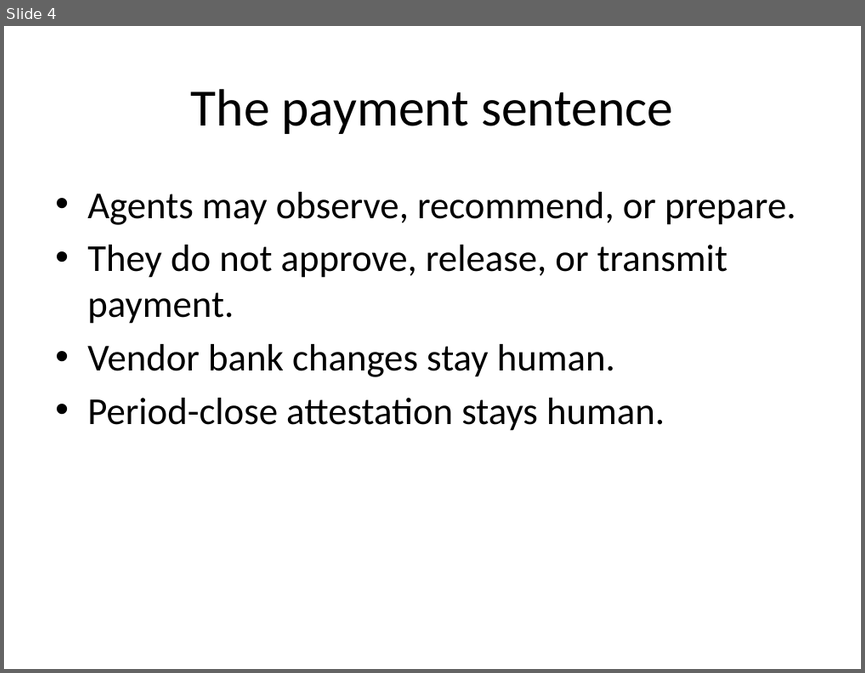
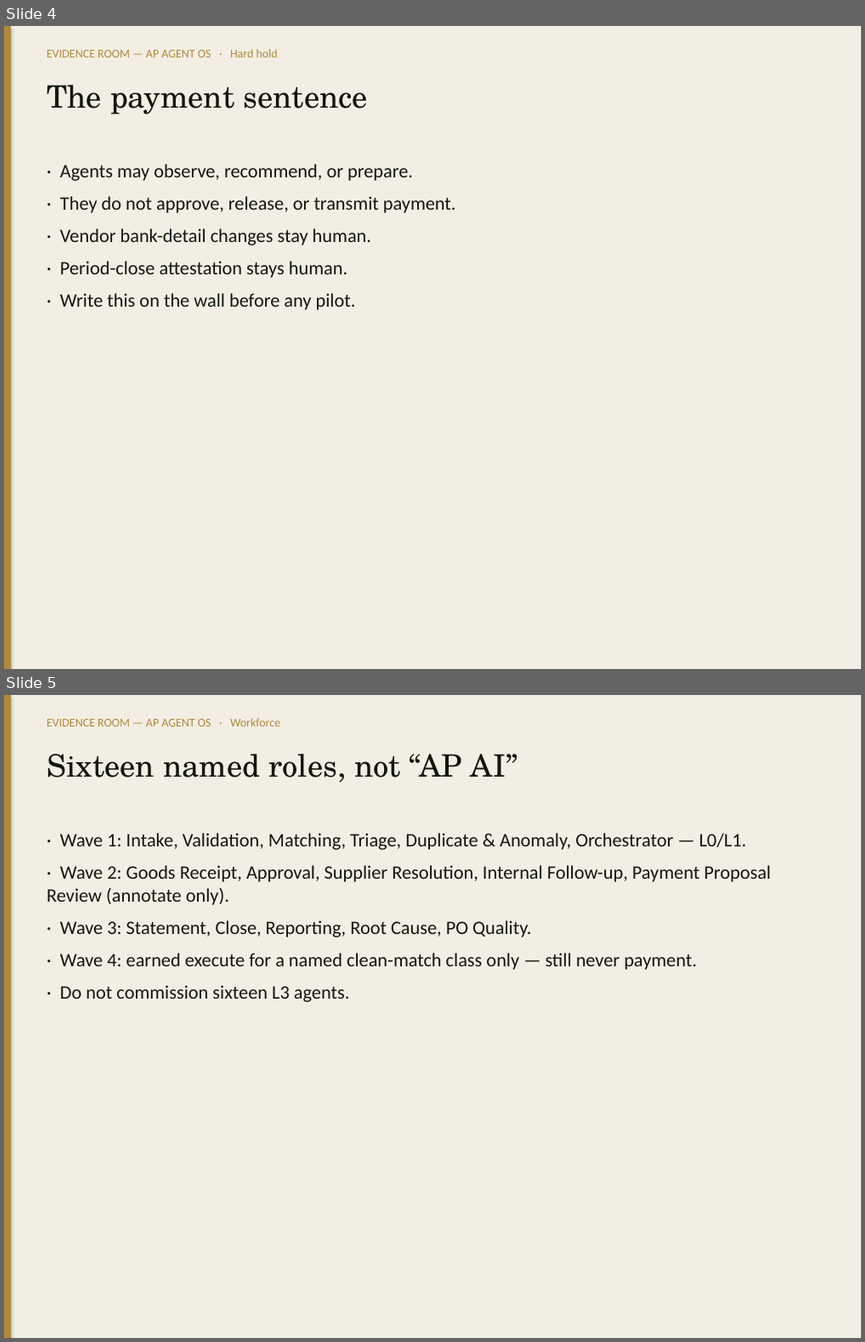
Before and after one commit to adamintelligenceai/Origin, a slide deck: evidence-room/04_AP_AGENT_OS_TEAM/Decks/ER_CFO_AP_Transformation.pptx. Shown one above the other, each under a label of ours: slide 4 before the commit, slides 4 and 5 after it. The pictures are 865x673 and 865x1342 pixels, drawn with LibreOffice and Linux fonts; fonts in the diff are those of the drawing. Boxes give left, top, right and bottom in pixels: in the first picture for what was removed or moved away, otherwise in the second. Text is boxed around its words. In the diff, an @@ line names an element or a change of style, - is before the commit and + after.

```diff
--- a/evidence-room/04_AP_AGENT_OS_TEAM/Decks/ER_CFO_AP_Transformation.pptx
+++ b/evidence-room/04_AP_AGENT_OS_TEAM/Decks/ER_CFO_AP_Transformation.pptx
@@ slide 5 added at (4,695,861,1338), background #FFFFFF @@
@@ rectangle added at (4,695,861,1338), fill #F3EEE4 @@
@@ rectangle added at (4,695,11,1338), fill #B0893E @@
@@ text added at (46,718,280,726), 10 pt, text #B0893E @@
+EVIDENCE ROOM — AP AGENT OS · Workforce
@@ text added at (46,754,517,783), 26 pt, text #12160F @@
+Sixteen named roles, not “AP AI”
@@ text added at (46,833,771,1002), 16 pt, text #12160F @@
+· Wave 1: Intake, Validation, Matching, Triage, Duplicate & Anomaly, Orchestrator — L0/L1.
+· Wave 2: Goods Receipt, Approval, Supplier Resolution, Internal Follow-up, Payment Proposal Review (annotate only).
+· Wave 3: Statement, Close, Reporting, Root Cause, PO Quality.
+· Wave 4: earned execute for a named clean-match class only — still never payment.
+· Do not commission sixteen L3 agents.
@@ slide 4 changed as well @@
@@ rectangle added at (4,26,861,669), fill #F3EEE4 @@
@@ rectangle added at (4,26,11,669), fill #B0893E @@
@@ text added at (46,49,278,57), 10 pt, text #B0893E @@
+EVIDENCE ROOM — AP AGENT OS · Hard hold
@@ text "The payment sentence": place and size @@
-text "The payment sentence" at (191,89,673,134)
+text "The payment sentence" at (46,85,367,114)
@@ text "The payment sentence" at (46,85,367,114): size 44 to 26 pt, font Calibri to TeX Gyre Schola, text colour #000000 to #12160F; alignment centre to left; vertical alignment middle to top @@
@@ text at (60,164,456,310): text changed; size 32 to 16 pt; text colour #000000 to #12160F @@
-• Agents may observe, recommend, or prepare.
-• They do not approve, release, or transmit payment.
-• Vendor bank changes stay human.
-• Period-close attestation stays human.
+· Agents may observe, recommend, or prepare.
+· They do not approve, release, or transmit payment.
+· Vendor bank-detail changes stay human.
+· Period-close attestation stays human.
+· Write this on the wall before any pilot.
```
Also in this commit, not shown: 4 other slides changed, 5 other slides added, 1 slide removed, 55 other files.
